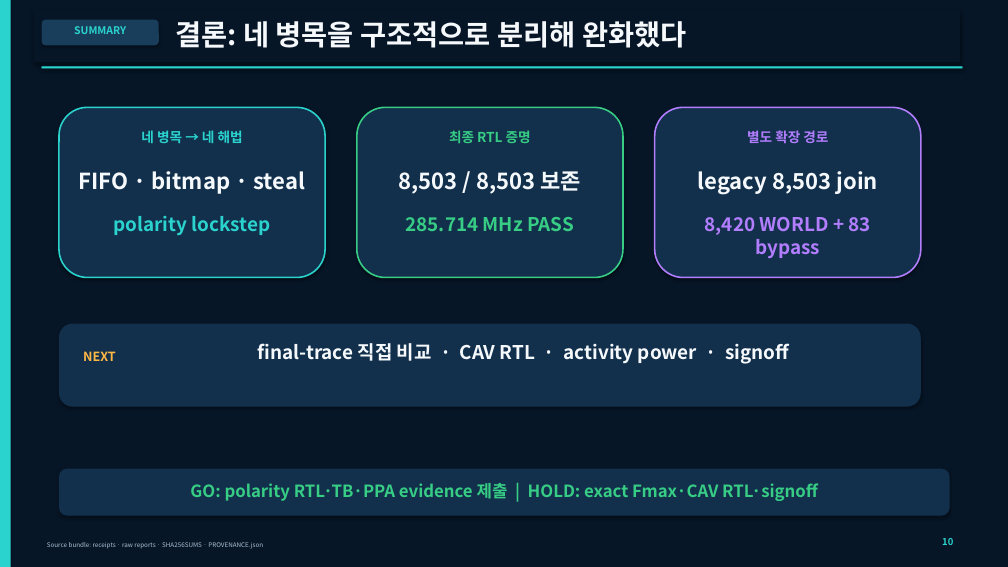
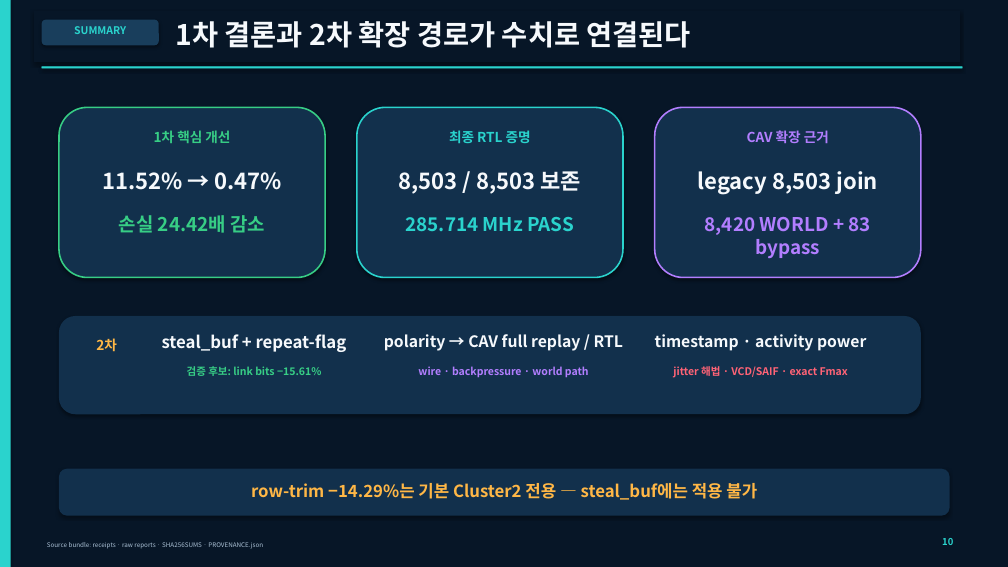
Before and after one commit to chickgoose/AI-semi, a slide deck: slide 10 of submission/cluster2_digital_first_round_20260828/presentation/cluster2_digital_first_round_20260828.pptx. Drawn at 1008x567 pixels with LibreOffice and Linux fonts; fonts in the diff are those of the drawing. Boxes give left, top, right and bottom in pixels: in the first picture for what was removed or moved away, otherwise in the second. Text is boxed around its words. In the diff, an @@ line names an element or a change of style, - is before the commit and + after.

Commit message:
Foreground steal-buffer results in final deck

```diff
--- a/submission/cluster2_digital_first_round_20260828/presentation/cluster2_digital_first_round_20260828.pptx
+++ b/submission/cluster2_digital_first_round_20260828/presentation/cluster2_digital_first_round_20260828.pptx
@@ text at box(175, 21, 691, 48): text changed @@
-결론: 네 병목을 구조적으로 분리해 완화했다
+1차 결론과 2차 확장 경로가 수치로 연결된다
@@ rounded rectangle at box(59, 107, 325, 278): outline #2AD3CD 1.5 pt to #37CD85 1.5 pt @@
@@ rounded rectangle at box(357, 107, 623, 278): outline #37CD85 1.5 pt to #2AD3CD 1.5 pt @@
@@ text at box(154, 130, 230, 143): text changed; text colour #2AD3CD to #37CD85 @@
-네 병목 → 네 해법
+1차 핵심 개선
@@ text "최종 RTL 증명" at box(449, 130, 531, 143): text colour #37CD85 to #2AD3CD @@
@@ text at box(747, 130, 829, 143): text changed @@
-별도 확장 경로
+CAV 확장 근거
@@ text at box(102, 172, 282, 190): text changed @@
-FIFO · bitmap · steal
+11.52% → 0.47%
@@ text at box(119, 215, 265, 233): text changed; text colour #2AD3CD to #37CD85 @@
-polarity lockstep
+손실 24.42배 감소
@@ text "285.714 MHz PASS" at box(406, 217, 574, 231): text colour #37CD85 to #2AD3CD @@
@@ rounded rectangle: place and size @@
-rounded rectangle at box(59, 324, 921, 407)
+rounded rectangle at box(59, 316, 921, 414)
@@ text removed at box(83, 351, 116, 361) @@
-NEXT
@@ text added at box(96, 338, 117, 352), 13 pt, text #FFB746, bold @@
+2차
@@ text added at box(162, 334, 347, 352), 16 pt, text #F6F9FC, bold @@
+steal_buf + repeat-flag
@@ text removed at box(258, 343, 789, 364) @@
-final-trace 직접 비교 · CAV RTL · activity power · signoff
@@ text added at box(384, 334, 623, 351), 15 pt, text #F6F9FC, bold @@
+polarity → CAV full replay / RTL
@@ text added at box(655, 334, 866, 351), 15 pt, text #F6F9FC, bold @@
+timestamp · activity power
@@ text added at box(187, 366, 321, 376), 10 pt, text #37CD85, bold @@
+검증 후보: link bits −15.61%
@@ text added at box(418, 366, 589, 378), 10 pt, text #B27EFF, bold @@
+wire · backpressure · world path
@@ text added at box(673, 364, 848, 378), 10 pt, text #FF6376, bold @@
+jitter 해법 · VCD/SAIF · exact Fmax
@@ text at box(251, 483, 757, 500): text changed; text colour #37CD85 to #FFB746 @@
-GO: polarity RTL·TB·PPA evidence 제출 | HOLD: exact Fmax·CAV RTL·signoff
+row-trim −14.29%는 기본 Cluster2 전용 — steal_buf에는 적용 불가
```
Also in this commit, not shown: 1 other slide changed, 4 slides added, 4 slides removed, 8 other files.
